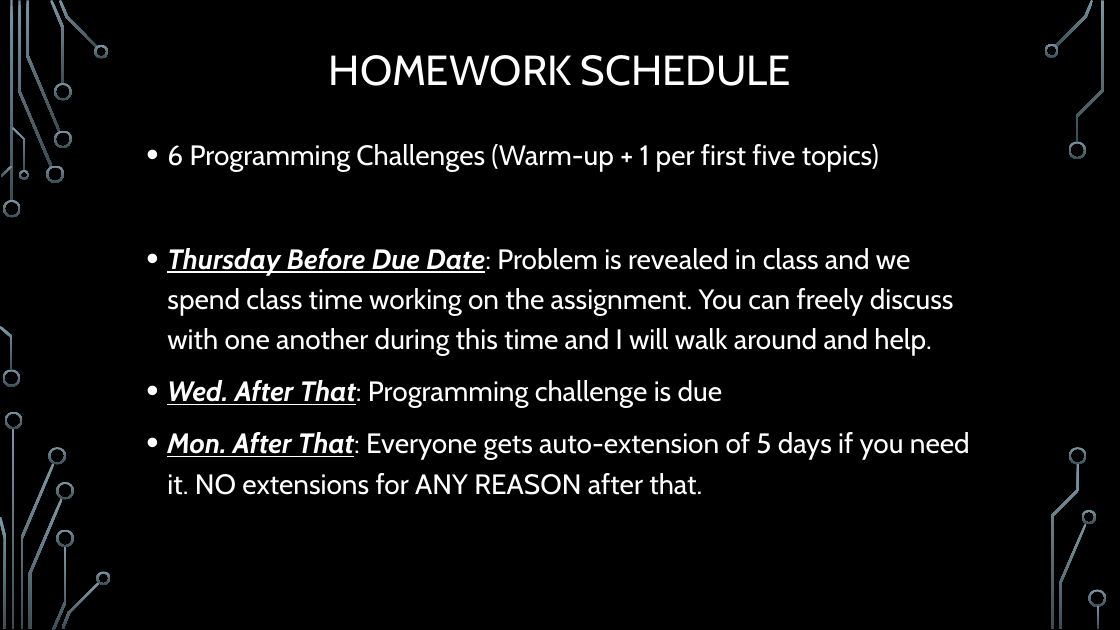
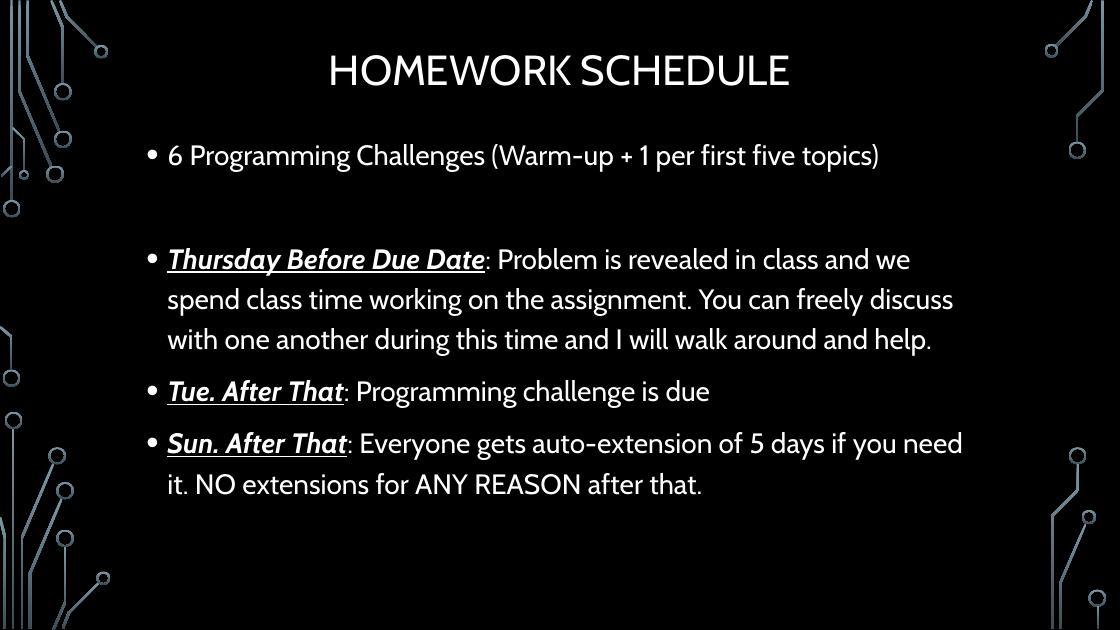
Before and after one commit to markfloryan/advAlgo, a slide deck: slide 16 of slides/00-CourseIntroduction.pptx. Drawn at 1120x630 pixels with LibreOffice and Linux fonts; fonts in the diff are those of the drawing; background and template pictures are left out. Boxes give left, top, right and bottom in pixels: in the first picture for what was removed or moved away, otherwise in the second. Text is boxed around its words. In the diff, an @@ line names an element or a change of style, - is before the commit and + after.

```diff
--- a/slides/00-CourseIntroduction.pptx
+++ b/slides/00-CourseIntroduction.pptx
@@ text at (167, 380, 963, 495): text changed @@
-• Wed. After That: Programming challenge is due
-• Mon. After That: Everyone gets auto-extension of 5 days if you need it. NO extensions for ANY REASON after that.
+• Tue. After That: Programming challenge is due
+• Sun. After That: Everyone gets auto-extension of 5 days if you need it. NO extensions for ANY REASON after that.
```
Also in this commit, not shown: 3 other slides changed.
